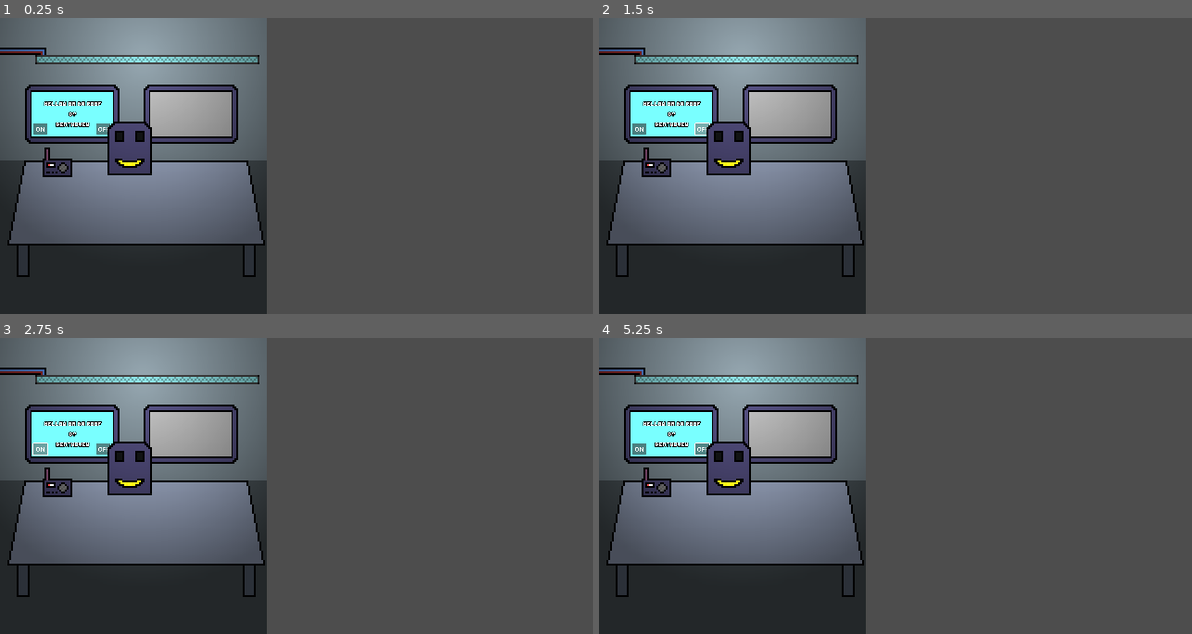
Above: before the commit, frames 1-4 (two rows, left to right).
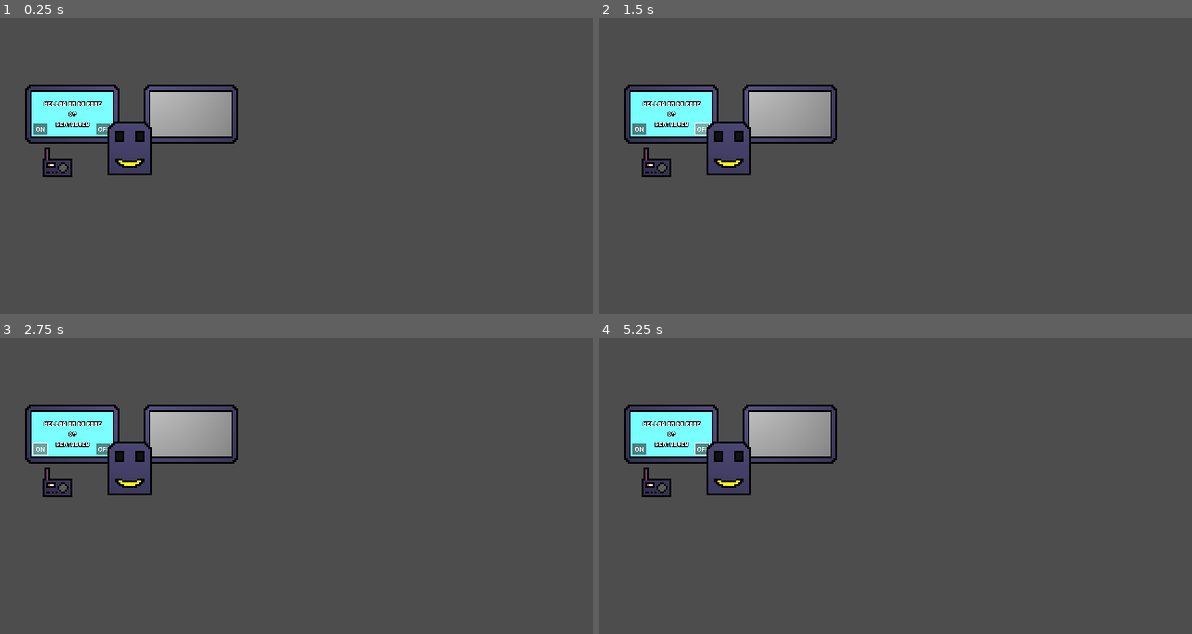
Above: after the commit, the same moments.

Repository: Glow-Project/gwj-60
Game: Godot game, scene res://levels/Lab.tscn
Two runs of this game, one before a commit and one after it. Both use one fixed random seed, a clock stepped at 60 frames per second and the inputs below. The project has no main scene, so this scene is started directly.
Inputs (mouse positions are in pixels of both pictures, inside the frame that each line leads up to):
- Up to frame 1 (0.25 s): no input
- Up to frame 2 (1.5 s): click "ON" at 0.5 s; click "OFF" at 1.25 s
- Up to frame 3 (2.75 s): click "ON" at 2 s
- Up to frame 4 (5.25 s): click "OFF" at 2.75 s; click "ON" at 3.5 s; click "OFF" at 4.25 s; tap Enter at 5 s; move the mouse to (1025, 471) at 5.02 s; click (1025, 471) at 5.17 s

The runs differ from the first frame. In frame 1, 34% of the frame differs, in the area x 0-45%, y 0-100%; in frame 2, 34%; in frame 3, 34%; in frame 4, 34%.

Commit message:
minigame: add wires

Diff:
--- /dev/null
+++ b/components/wires/jack.gd
@@ -0,0 +1,32 @@
+extends Sprite2D
+
+class_name Jack
+
+signal OnDrag(Node)
+signal OnDrop(Node)
+
+# Called when the node enters the scene tree for the first time.
+func _ready():
+	highlight()
+
+
+# Called every frame. 'delta' is the elapsed time since the previous frame.
+func _process(delta):
+	pass
+
+func _input(event):
+	if not event is InputEventMouseButton:
+		return
+
+	var mouseEvent :InputEventMouseButton = event
+
+	if mouseEvent.is_released():
+		emit_signal("OnDrop", self)
+	elif mouseEvent.is_pressed():
+		emit_signal("OnDrag", self)
+
+func highlight()-> void:
+	$AnimationPlayer.play("highlight")
+
+func unhighlight()->void:
+	$AnimationPlayer.play("RESET")
--- /dev/null
+++ b/components/wires/jack.tscn
@@ -0,0 +1,62 @@
+[gd_scene load_steps=7 format=3 uid="uid://cpji2x3ql50cx"]
+
+[ext_resource type="Texture2D" uid="uid://ddqpbnmk0xeqk" path="res://visuals/jack.png" id="1_vm31e"]
+[ext_resource type="Script" path="res://components/wires/jack.gd" id="2_u37hq"]
+
+[sub_resource type="CircleShape2D" id="CircleShape2D_w8eq7"]
+radius = 32.0
+
+[sub_resource type="Animation" id="Animation_3wcq2"]
+resource_name = "highlight"
+loop_mode = 1
+tracks/0/type = "value"
+tracks/0/imported = false
+tracks/0/enabled = true
+tracks/0/path = NodePath("Highlighter:color")
+tracks/0/interp = 1
+tracks/0/loop_wrap = true
+tracks/0/keys = {
+"times": PackedFloat32Array(0, 0.1, 0.5, 1),
+"transitions": PackedFloat32Array(1, 1, 1, 1),
+"update": 0,
+"values": [Color(1, 1, 1, 1), Color(1, 1, 1, 1), Color(0.305882, 0.305882, 0.305882, 1), Color(1, 1, 1, 1)]
+}
+
+[sub_resource type="Animation" id="Animation_v3obb"]
+length = 0.001
+tracks/0/type = "value"
+tracks/0/imported = false
+tracks/0/enabled = true
+tracks/0/path = NodePath("Highlighter:color")
+tracks/0/interp = 1
+tracks/0/loop_wrap = true
+tracks/0/keys = {
+"times": PackedFloat32Array(0),
+"transitions": PackedFloat32Array(1),
+"update": 0,
+"values": [Color(1, 1, 1, 1)]
+}
+
+[sub_resource type="AnimationLibrary" id="AnimationLibrary_c3rcm"]
+_data = {
+"RESET": SubResource("Animation_v3obb"),
+"highlight": SubResource("Animation_3wcq2")
+}
+
+[node name="jack" type="Sprite2D"]
+texture_filter = 1
+scale = Vector2(0.25, 0.25)
+texture = ExtResource("1_vm31e")
+script = ExtResource("2_u37hq")
+
+[node name="Shape" type="Area2D" parent="."]
+
+[node name="CollisionShape2D" type="CollisionShape2D" parent="Shape"]
+shape = SubResource("CircleShape2D_w8eq7")
+
+[node name="Highlighter" type="CanvasModulate" parent="."]
+
+[node name="AnimationPlayer" type="AnimationPlayer" parent="."]
+libraries = {
+"": SubResource("AnimationLibrary_c3rcm")
+}
--- a/levels/Lab.tscn
+++ b/levels/Lab.tscn
@@ -14,7 +14,6 @@
 [node name="Sprite2D" type="Sprite2D" parent="."]
 modulate = Color(0.352941, 0.352941, 0.352941, 1)
 texture_filter = 1
-texture = ExtResource("1_hbbn5")
 centered = false
 
 [node name="PointLight2D" type="PointLight2D" parent="."]
--- /dev/null
+++ b/levels/wires/wires.gd
@@ -0,0 +1,24 @@
+extends Node2D
+
+var drag :Jack = null
+var drop :Jack = null
+
+# Called when the node enters the scene tree for the first time.
+func _ready():
+	for n in $In.get_children():
+		n = n as Jack
+		n.OnDrag.connect(_on_drag)
+		n.OnDrop.connect(_on_drop)
+
+# Called every frame. 'delta' is the elapsed time since the previous frame.
+func _process(delta):
+	pass
+
+func _on_drag(node: Jack):
+	drag = node
+
+func _on_drop(node: Jack):
+	if node == drag:
+		drag = null
+		drop = null
+		return
--- /dev/null
+++ b/levels/wires/wires.tscn
@@ -0,0 +1,49 @@
+[gd_scene load_steps=4 format=3 uid="uid://1i7njcm3tgor"]
+
+[ext_resource type="Texture2D" uid="uid://b57exrm1qf16j" path="res://visuals/wires_background.png" id="1_pbvaj"]
+[ext_resource type="Script" path="res://levels/wires/wires.gd" id="1_w52yc"]
+[ext_resource type="PackedScene" uid="uid://cpji2x3ql50cx" path="res://components/wires/jack.tscn" id="2_jfcml"]
+
+[node name="Wires" type="Node2D"]
+script = ExtResource("1_w52yc")
+
+[node name="Background" type="Sprite2D" parent="."]
+position = Vector2(164.5, 80)
+scale = Vector2(0.548501, 0.415584)
+texture = ExtResource("1_pbvaj")
+
+[node name="In" type="Node" parent="."]
+
+[node name="jack" parent="In" instance=ExtResource("2_jfcml")]
+modulate = Color(1, 0, 1, 1)
+position = Vector2(37, 40)
+
+[node name="jack2" parent="In" instance=ExtResource("2_jfcml")]
+modulate = Color(0, 1, 0, 1)
+position = Vector2(37, 61)
+
+[node name="jack3" parent="In" instance=ExtResource("2_jfcml")]
+modulate = Color(1, 1, 0, 1)
+position = Vector2(37, 84)
+
+[node name="jack4" parent="In" instance=ExtResource("2_jfcml")]
+modulate = Color(1, 0, 0, 1)
+position = Vector2(37, 108)
+
+[node name="Out" type="Node" parent="."]
+
+[node name="jack" parent="Out" instance=ExtResource("2_jfcml")]
+modulate = Color(1, 0, 1, 1)
+position = Vector2(286, 61)
+
+[node name="jack2" parent="Out" instance=ExtResource("2_jfcml")]
+modulate = Color(0, 1, 0, 1)
+position = Vector2(287, 85)
+
+[node name="jack3" parent="Out" instance=ExtResource("2_jfcml")]
+modulate = Color(1, 1, 0, 1)
+position = Vector2(286, 40)
+
+[node name="jack4" parent="Out" instance=ExtResource("2_jfcml")]
+modulate = Color(1, 0, 0, 1)
+position = Vector2(287, 108)
Binary file added: visuals/jack.aseprite
Binary file added: visuals/jack.png
Not shown, added: visuals/jack.png.import
Binary file added: visuals/wires_background.png
Not shown, added: visuals/wires_background.png.import
